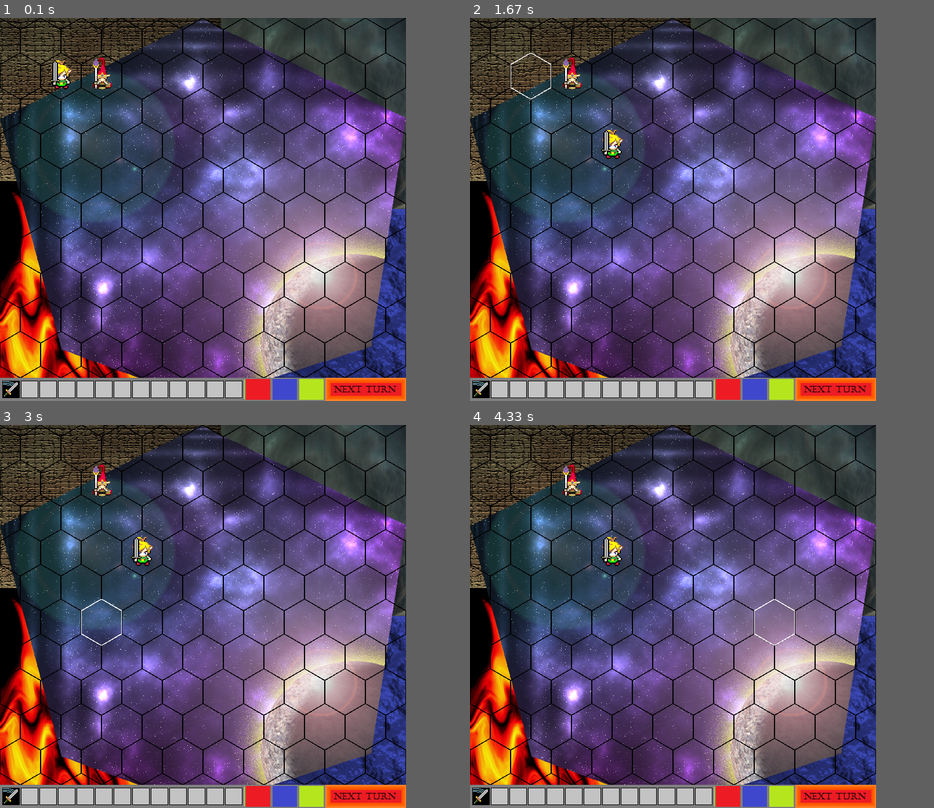
Above: before the commit, frames 1-4 (two rows, left to right).
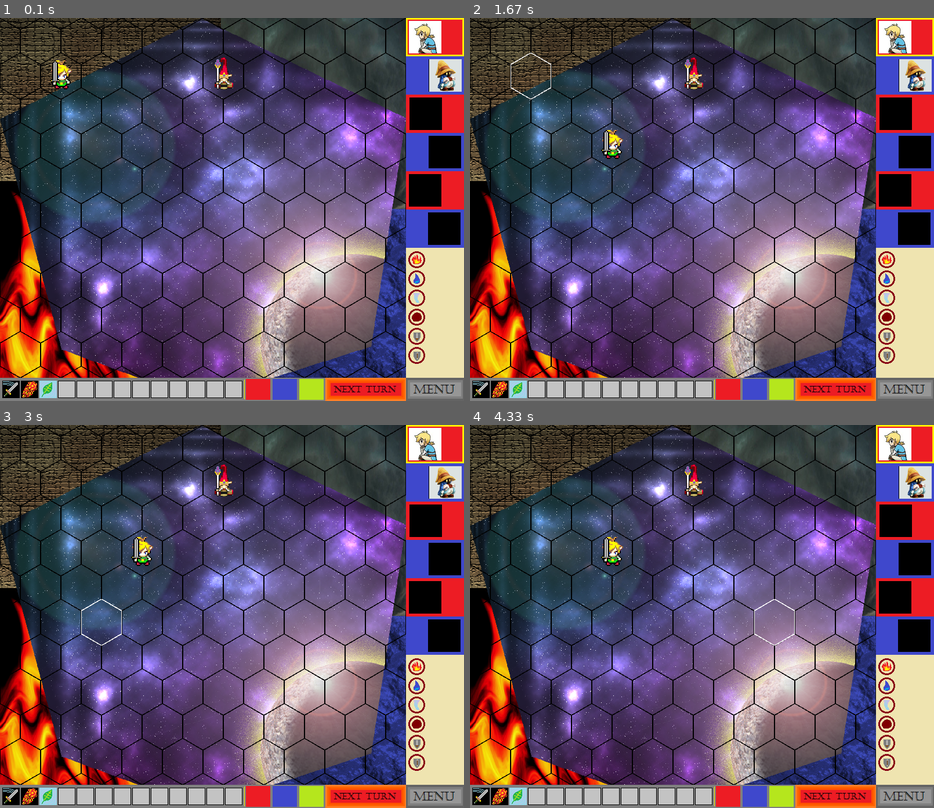
Above: after the commit, the same moments.

Repository: Amidore/Kazeta
Game: pygame game, started from Kazeta.py
Same seed, same stepped clock (60 frames per second), same inputs: the game is played once before the commit and once after it.
Inputs (mouse positions are in pixels of both pictures, inside the frame that each line leads up to):
- Up to frame 1 (0.1 s): no input
- Up to frame 2 (1.67 s): press the mouse at (702, 236) at 0.37 s; move the mouse to (646, 224) at 0.47 s; release the mouse at (590, 213) at 0.6 s; click (873, 343) at 0.72 s; click (525, 86) at 1.05 s; click (604, 148) at 1.42 s
- Up to frame 3 (3 s): click (125, 666) at 1.88 s; click (120, 620) at 2.22 s; click (366, 532) at 2.55 s; click (102, 643) at 2.88 s
- Up to frame 4 (4.33 s): click (613, 524) at 3.22 s; click (785, 585) at 3.55 s; click (599, 474) at 3.88 s; click (785, 624) at 4.22 s
In our replay, the window is 700x660 before the commit and 800x660 after it. These sizes can differ from the game's own. Grey fills any space a smaller window leaves; there, only what the larger window draws over its background counts as a difference.

The runs differ from the first frame. In frame 1, 9.4% of the frame differs, in the area x 4-100%, y 0-100%; in frame 2, 9.4%; in frame 3, 9.4%; in frame 4, 9.4%.

Commit message:
first dot and hot
sort 5 premier perso

Diff:
--- a/Kazeta.py
+++ b/Kazeta.py
@@ -11,32 +11,50 @@
 pygame.init()
 
 clock = pygame.time.Clock()
-screen = pygame.display.set_mode((700, 660),pygame.RESIZABLE)
+screen = pygame.display.set_mode((800, 660),pygame.RESIZABLE)
 plan = Map('./sprites/map_resize.png')
 
 game = Game(clock, plan, screen)
 
 
 knight = sprites.Perso('./sprites/new_knight.png')
-knight2 = sprites.Perso('./sprites/new_mage.png')
+link_icon = sprites.icon_spell('./sprites/link_icon.png')
+mage = sprites.Perso('./sprites/new_mage.png')
+mage_icon = sprites.icon_spell('./sprites/mage_icon.png')
+
+
 icon_strike = sprites.icon_spell('./sprites/icon_sword_strike.png')
+icon_fireball = sprites.icon_spell('./sprites/icon_fireball.png')
+icon_touch_of_heal = sprites.icon_spell('./sprites/icon_touch_of_heal.png')
 
+splash = spells.Damage(25)
+slight_heal = spells.Heal(30)
 hit = spells.Damage(15)
 cac = spells.Spell("strike of sword", icon_strike, 50, 1, 1, [hit])
+fireball = spells.Spell("Fireball", icon_fireball, 75, 5, 1, [splash])
+toh = spells.Spell("Touch of heal", icon_touch_of_heal, 55, 3, 1, [slight_heal])
 
-spell_bar = sprites.Spell_bar('./sprites/ability_bar.png', [cac])
+spell_5_WW = spells.Spell("Production", icon_fireball, 20, 1, 4,
+        [spells.Dot(3, 20)])
+spell_5_H = spells.Spell("Production", icon_touch_of_heal, 20, 1, 4,
+        [spells.Hot(3, 20)])
 
-Hero1 = character.Character("Link", knight, spell_bar, game.plan.get((1, 1)),
+
+spell_bar1 = sprites.Spell_bar('./sprites/ability_bar.png', [cac, spell_5_WW, spell_5_H])
+spell_bar2 = sprites.Spell_bar('./sprites/ability_bar.png', [fireball, toh])
+
+Hero1 = character.Character("Link", knight, link_icon, spell_bar1, game.plan.get((1, 1)),
         100, character.Energy(100), 3,
-        None, None, [cac])
+        None, None, [cac,spell_5_WW, spell_5_H], [])
 
-Hero2 = character.Character("Zelda", knight2, spell_bar, game.plan.get((1, 2)),
-        100, character.Energy(100), 3,
-        None, None, [cac])
+Hero2 = character.Character("Zelda", mage, mage_icon, spell_bar2, game.plan.get((1, 5)),
+        80, character.Mana(150), 3,
+        None, None, [fireball, toh], [])
 
-game.current_char = Hero1
-print(type(game.all_sprites))
-game.load_data([knight, knight2, spell_bar])
+
+game.load_chars([Hero1, Hero2])
+game.load_data(sprites.Side_bar(game.list_char))
+game.load_data(sprites.Current_selection(0))
 
 game.run()
 
--- a/character.py
+++ b/character.py
@@ -7,11 +7,12 @@
 import pygame
 
 class Character:
-    def __init__(self, name, sprite, spell_bar, place,
+    def __init__(self, name, sprite, icon, spell_bar, place,
             hp, resource, mp, elemental_points, resists,
             spells, states = []):
         self.name = name
 
+        self.icon = icon
         self.sprite = sprite
         self.place = place
         place.add_content(self)
@@ -37,10 +38,10 @@
         (watch out value need to be positiv)
         """
         self.hp[0] -= value
+        print("{} take {} of damage.".format(self, value))
         if self.hp[0] < 0:
             self.hp[0] = 0
 
-        print("{} take {} of damage.".format(self, value))
 
     def take_heal(self, value):
         """
@@ -71,7 +72,11 @@
                 self.states.pop(i)
 
         print("{} is not anymore affected by the state {}.".format(
-            self, state.category))
+            self, state))
+
+    def manage_states(self):
+        for state in self.states:
+            state.manage()
 
     def move_to(self, destination):
         distance = self.place.dist(destination)
@@ -84,10 +89,13 @@
             self.place = destination
             coordinatesPixel = get_pixel_hex(destination.coordinates)
             self.sprite.rect = (coordinatesPixel[0], coordinatesPixel[1])
+            print("{} moves to {}.".format(self, destination))
 
-        print("{} moves to {}.".format(self, destination))
+    def refill(self):
+        self.refill_mp()
+        self.resource.refill()
 
-    def refill_mp():
+    def refill_mp(self):
         self.mp[0] = self.mp[1]
 
     def add_mp(self, value):
@@ -98,13 +106,46 @@
     def cast(self, spell, target):
         spell.casted(self, target)
 
+    def memo(self):
+        print(self.name)
+        print("Hit points: {} / {} .".format(self.hp[0], self.hp[1]))
+        print("{}: {} / {} .".format(self.resource.category,
+            self.resource.points[0], self.resource.points[1]))
+        print("Movement points: {} / {} .".format(self.mp[0], self.mp[1]))
+
 
     def __str__(self):
         return self.name
 
 class State:
-    def __init__(self, category):
+    def __init__(self, char, category):
         self.category = category
+
+class Dot_state(State):
+    def __init__(self, char, time, value):
+        self.char = char
+        self.category = "DOT"
+        self.time = time
+        self.value = value
+
+    def manage(self):
+        self.time -= 1
+        self.char.take_damage(self.value)
+        if self.time == 0:
+            self.char.remove_state(self.category)
+
+class Hot_state(State):
+    def __init__(self, char, time, value):
+        self.char = char
+        self.category = "HOT"
+        self.time = time
+        self.value = value
+
+    def manage(self):
+        self.time -= 1
+        self.char.take_heal(self.value)
+        if self.time == 0:
+            self.char.remove_state(self.category)
 
 class Resource:
     def __init__(self, category, points):
--- a/game.py
+++ b/game.py
@@ -2,7 +2,7 @@
 class Game
 """
 import processing
-from sprites import Selection, Text, Spell_selection
+from sprites import Selection, Text, Spell_selection, Current_selection
 from map1 import Map
 from spells import Spell
 import pygame
@@ -10,13 +10,14 @@
 
 class Game:
     def __init__(self, clock, plan,
-            display_screen, current_char = None, all_sprites = [], running = True):
+            display_screen, list_char = [] , all_sprites = [], running = True):
         self.running = running
         self.clock = clock
         self.plan = plan
         self.display_screen = display_screen
         self.all_sprites = pygame.sprite.OrderedUpdates(all_sprites)
-        self.current_char = current_char
+        self.list_char = list_char
+        self.current_char = None
         self.selected = [False, None]
 
     def run(self):
@@ -25,6 +26,7 @@
         """
         while self.running:
             self.clock.tick(40)
+            self.death()
             self.processing_events()
             self.draw()
             self.update()
@@ -47,6 +49,13 @@
         load sprites
         """
         self.all_sprites.add(sprites)
+
+    def load_chars(self, chars):
+        self.list_char = chars
+        self.current_char = chars[0]
+        self.load_data([c.sprite for c in chars])
+        self.load_data([self.current_char.spell_bar])
+        self.current_char.memo()
 
     def processing_events(self):
         """
@@ -76,9 +85,46 @@
         self.update()
         pygame.time.wait(1000)
         self.all_sprites.remove(announce)
+        print("/**********************************************/")
+        print("Next Turn!")
+        self.next_char()
+        for char in self.list_char:
+            print(char)
+            print(char.states)
+        self.current_char.manage_states()
+
+    def next_char(self):
+        self.current_char.refill()
         self.all_sprites.remove(self.current_char.spell_bar)
+        for s in self.all_sprites:
+            if type(s) == Current_selection:
+                s.next()
+        index = self.list_char.index(self.current_char)
+        index += 1
+        if index == len(self.list_char):
+            index = 0
 
-        print("Next Turn!")
+        self.current_char = self.list_char[index]
+        self.all_sprites.add(self.current_char.spell_bar)
+        self.current_char.memo()
+
+    def death(self):
+        for char in self.list_char:
+            if char.hp[0] == 0:
+                print('{} is dead.'.format(char.name))
+                self.all_sprites.remove(char.sprite)
+                if char == self.current_char:
+                    self.next_turn()
+                self.list_char.remove(char)
+            if len(self.list_char) < 2:
+                print('END OF THE GAME!')
+                announce = Text("Arial", 42, "END OF THE GAME!",
+                        self.plan.map_surface)
+                self.all_sprites.add(announce)
+                self.draw()
+                self.update()
+                pygame.time.wait(3000)
+                self.running = False
 
     def process_quit(self):
         """
@@ -106,7 +152,6 @@
             if 0 <= coordinates[0] < 10 and  0 <= coordinates[1] < 10:
                 position = processing.get_pixel_hex(coordinates)
                 sel = Selection(position, coordinates)
-                print(sel.rect)
                 self.all_sprites.add(sel)
                 self.selected = [True, sel]
             else:
@@ -121,7 +166,6 @@
             if nb_spell is not None:
                 spell_sel = Spell_selection(nb_spell)
                 self.all_sprites.add(spell_sel)
-                print(spell_sel.rect)
                 self.selected = [True, spell_sel]
 
 
--- /dev/null
+++ b/perso_BB.py
@@ -0,0 +1,9 @@
+"""
+BB spells
+"""
+from spells import *
+
+spell_5_WW = Spell("Production", icon, resource_cost, pattern, distance,
+        [Dot(x, value)])
+spell_5_H = Spell("Production", icon, resource_cost, pattern, distance,
+        [Hot(x, value)])
--- a/processing.py
+++ b/processing.py
@@ -31,16 +31,12 @@
     """
     return the coordinates of the hexagone of the pixel at the position pos
     """
-    print(pos)
     m = (2 * width_tile) / (3 * hight_tile)
     parity_line = (pos[1] // hight_tile) % 2
     # parity_raw = (pos[0] - ((1- parity_line) * width_tile / 2)) % width_tile
     coordinates_section = [pos[1] // hight_tile, pos[0] // width_tile]
     coordinates = [coordinates_section[0], coordinates_section[1]]
-    print(coordinates_section)
     if not(parity_line):
-        print("pair")
-        print(pos[0] - ((coordinates_section[1] * width_tile) + (hight_tile / 2)))
         if pos[0] - (
                 (coordinates_section[1] * width_tile) + (
                     hight_tile / 2)) < 0:
@@ -52,7 +48,6 @@
             if pos[1] - (coordinates_section[0] * hight_tile) < ( 2 * hight_tile / 3 - (pos[0] - coordinates_section[1] * width_tile) * m):
                 coordinates[0] -= 1
     else:
-        print("impair")
         if pos[1] - (
                 coordinates_section[0] * hight_tile) < (hight_tile / 3 - (pos[0] - coordinates_section[1] * width_tile) * m):
                 coordinates[0] -= 1
--- a/spells.py
+++ b/spells.py
@@ -58,4 +58,22 @@
         self.value = value
 
     def resolve(self, caster, target):
-        target.take_Heal(self.value)
+        target.take_heal(self.value)
+
+class Dot(Effect):
+    def __init__(self, time, value):
+        Effect.__init__(self, "Dot")
+        self.time = time
+        self.value = value
+
+    def resolve(self, caster, target):
+        target.receive_state(Dot_state(target, self.time, self.value))
+
+class Hot(Effect):
+    def __init__(self, time, value):
+        Effect.__init__(self, "Hot")
+        self.time = time
+        self.value = value
+
+    def resolve(self, caster, target):
+        target.receive_state(Hot_state(target, self.time, self.value))
--- a/sprites.py
+++ b/sprites.py
@@ -12,7 +12,6 @@
         self.image = pygame.image.load('./sprites/selection.png').convert()
         self.image.set_colorkey(pygame.Color(34, 177, 76))
         self.rect = self.image.get_rect()
-        print(pos)
         self.rect.move_ip(pos[0], pos[1])
         self.coordinates = coordinates
 
@@ -24,6 +23,18 @@
         self.rect = self.image.get_rect()
         self.rect.move_ip(4 + index * 32, 625)
         self.index = index
+
+class Current_selection(pygame.sprite.Sprite):
+    def __init__(self, index):
+        pygame.sprite.Sprite.__init__(self)
+        self.image = pygame.image.load('./sprites/current_player.png').convert()
+        self.image.set_colorkey(pygame.Color(34, 177, 76))
+        self.rect = self.image.get_rect()
+        self.rect.move_ip(700, index * 66)
+    def next(self):
+        self.rect.move_ip(0, 66)
+        if self.rect[1] > 330:
+            self.rect[1] = 0
 
 class Perso(pygame.sprite.Sprite):
     def __init__(self, sprite):
@@ -40,17 +51,16 @@
         self.rect.move_ip(0, 620)
         for (i, spell) in enumerate(all_spells):
             self.image.blit(spell.icon.image, (4 + i * 32, 5))
-"""
-    def selection_spell(self, index):
-        sel = pygame.image.load('./sprites/spell_selection.png').convert()
-        sel.set_colorkey(pygame.Color(34, 177, 76))
-        self.image.blit(sel, (4 + index * 32, 625))
 
-    def deselection_spell(self, index):
-        sel = pygame.image.load('./sprites/spell_selection.png').convert()
-        sel.set_colorkey(pygame.Color(34, 177, 76))
-        self.image.blit(sel, (4 + index * 32, 625))
-"""
+class Side_bar(pygame.sprite.Sprite):
+    def __init__(self, all_chars):
+        pygame.sprite.Sprite.__init__(self)
+        self.image = pygame.image.load('./sprites/side_bar.png').convert()
+        self.rect = self.image.get_rect()
+        self.rect.move_ip(700, 0)
+        for (i, char) in enumerate(all_chars):
+            self.image.blit(char.icon.image, (5 + (i % 2) * 35, 5 + i * 66))
+
 
 class icon_spell(pygame.sprite.Sprite):
     def __init__(self, sprite):
Binary file added: sprites/current_player.png
Binary file added: sprites/link_icon.png
Binary file added: sprites/mage_icon.png
Binary file added: sprites/side_bar.png
Not shown, added: test_pygame.py~
